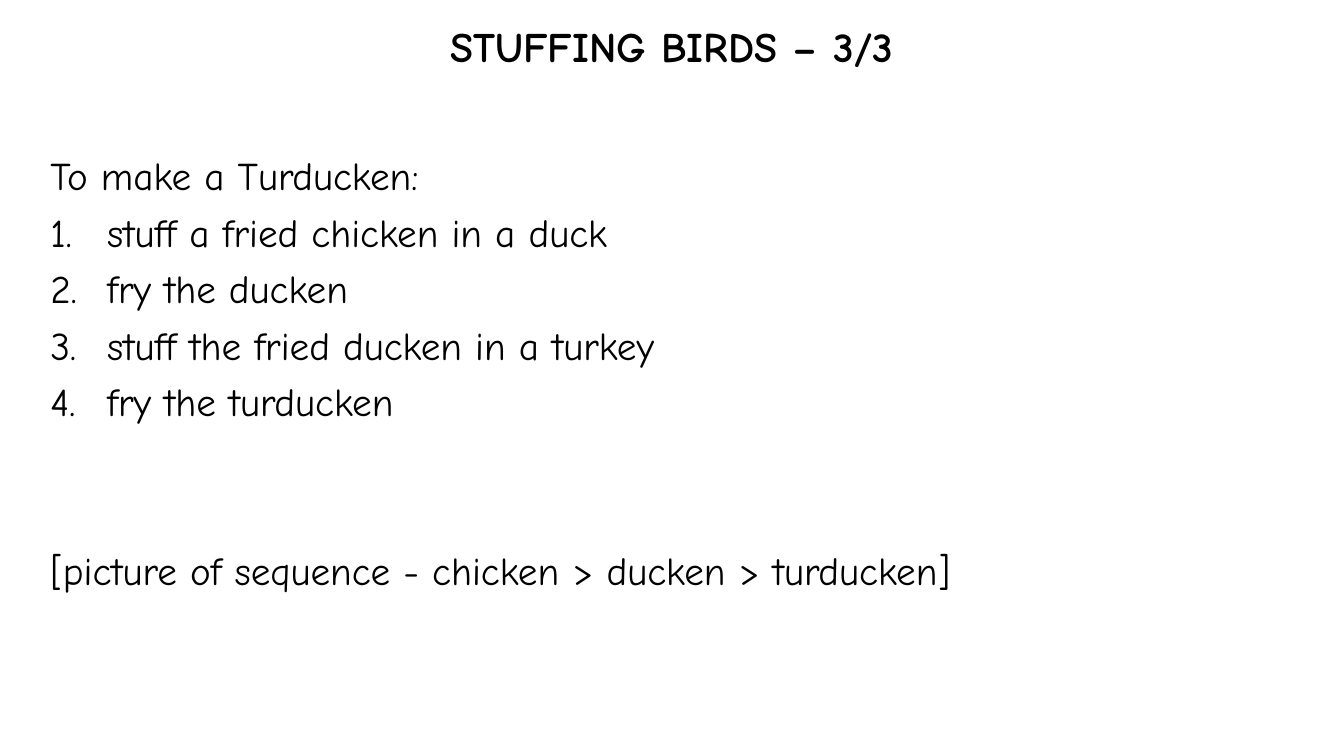
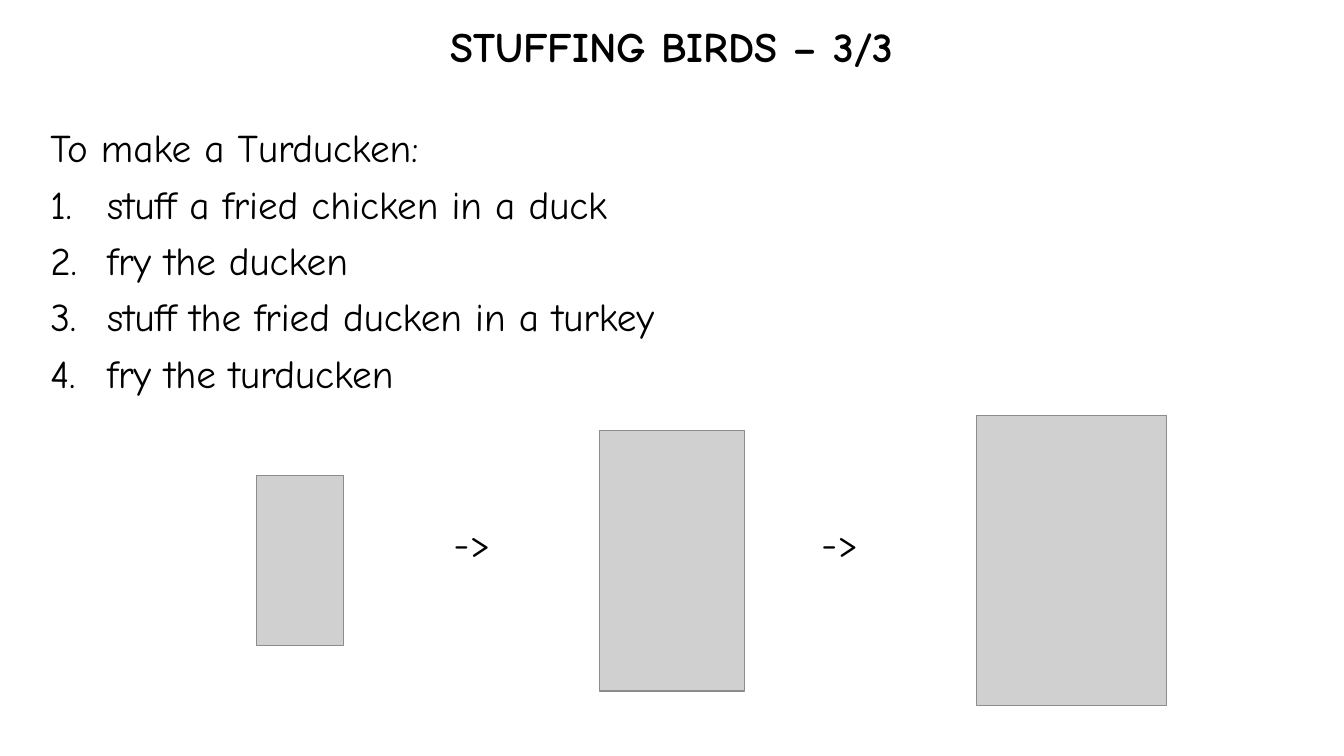
Before and after one commit to hwaet/LD48, a slide deck: slide 15 of Assets/Instructions/Source.pptx. Drawn at 1344x756 pixels with LibreOffice and Linux fonts; fonts in the diff are those of the drawing; grey boxes stand for pictures. Boxes give left, top, right and bottom in pixels: in the first picture for what was removed or moved away, otherwise in the second. Text is boxed around its words. In the diff, an @@ line names an element or a change of style, - is before the commit and + after.

```diff
--- a/Assets/Instructions/Source.pptx
+++ b/Assets/Instructions/Source.pptx
@@ picture added at (977,415,1168,706) @@
@@ picture added at (600,431,745,692) @@
@@ picture added at (256,476,343,646) @@
@@ text at (50,553,950,593): text changed @@
-[picture of sequence - chicken > ducken > turducken]
+-> ->
```
Also in this commit, not shown: 9 other slides changed.
